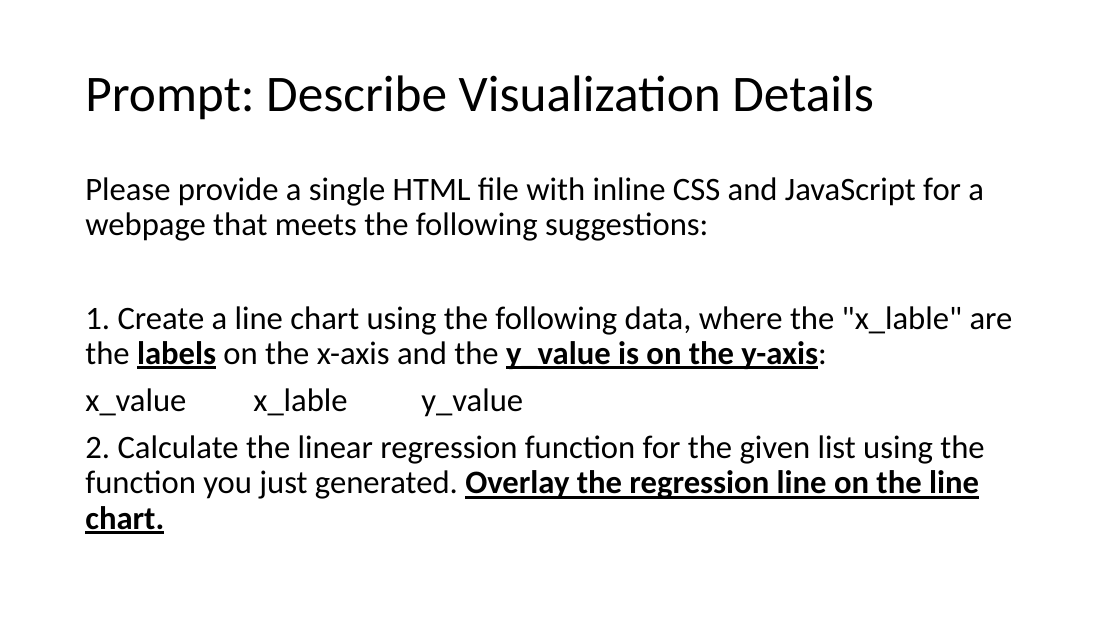
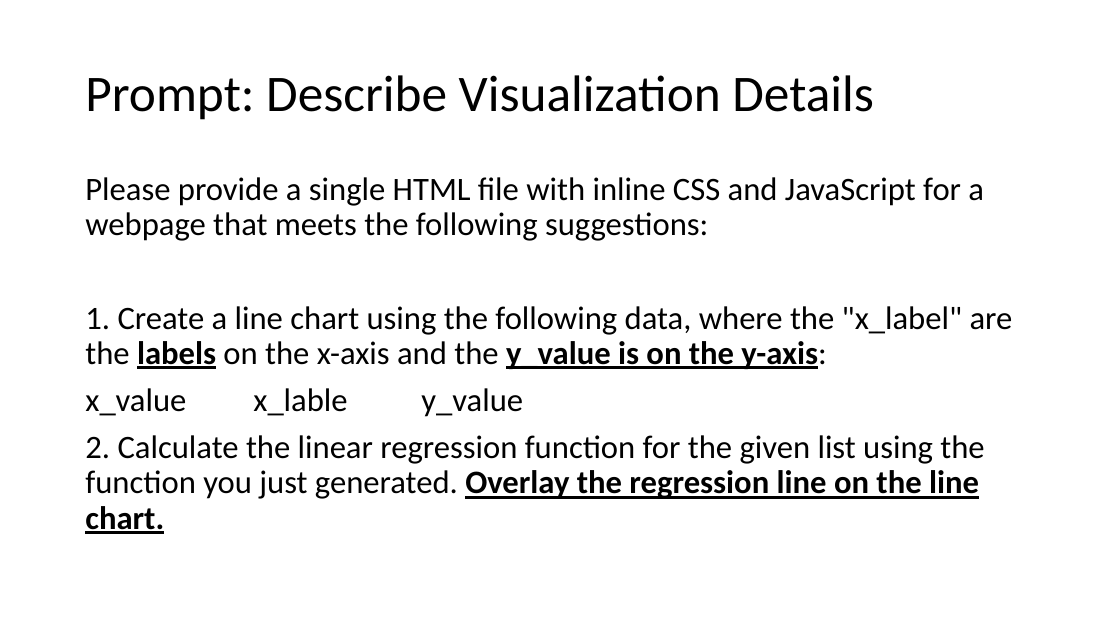
Before and after one commit to fccsdigitalchina/generative_ai_east_asian_studies, a slide deck: slide 69 of _slides/Generative AI for East Asian Studies_use cases.pptx (slide 75 before the commit). Drawn at 1120x630 pixels with LibreOffice and Linux fonts; fonts in the diff are those of the drawing. Boxes give left, top, right and bottom in pixels: in the first picture for what was removed or moved away, otherwise in the second. Text is boxed around its words. In the diff, an @@ line names an element or a change of style, - is before the commit and + after.

```diff
--- a/_slides/Generative AI for East Asian Studies_use cases.pptx
+++ b/_slides/Generative AI for East Asian Studies_use cases.pptx
@@ text at bbox=[85, 306, 1013, 369]: text changed @@
-1. Create a line chart using the following data, where the "x_lable" are the labels on the x-axis and the y_value is on the y-axis:
+1. Create a line chart using the following data, where the "x_label" are the labels on the x-axis and the y_value is on the y-axis:
```
Also in this commit, not shown: 11 other slides changed, 6 slides removed.
